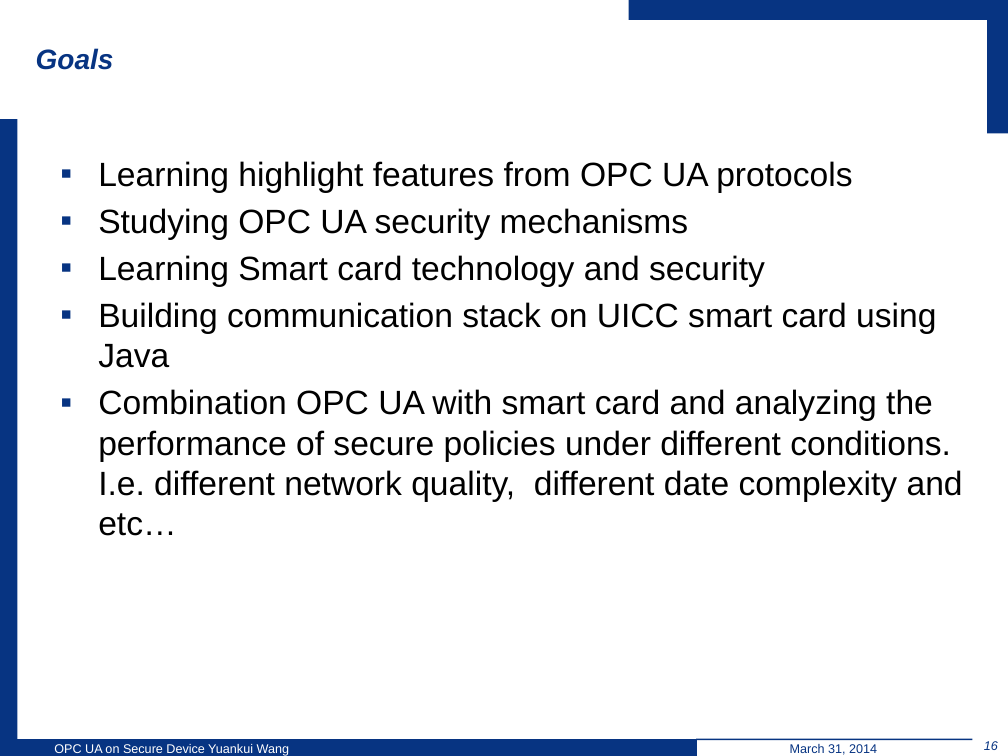
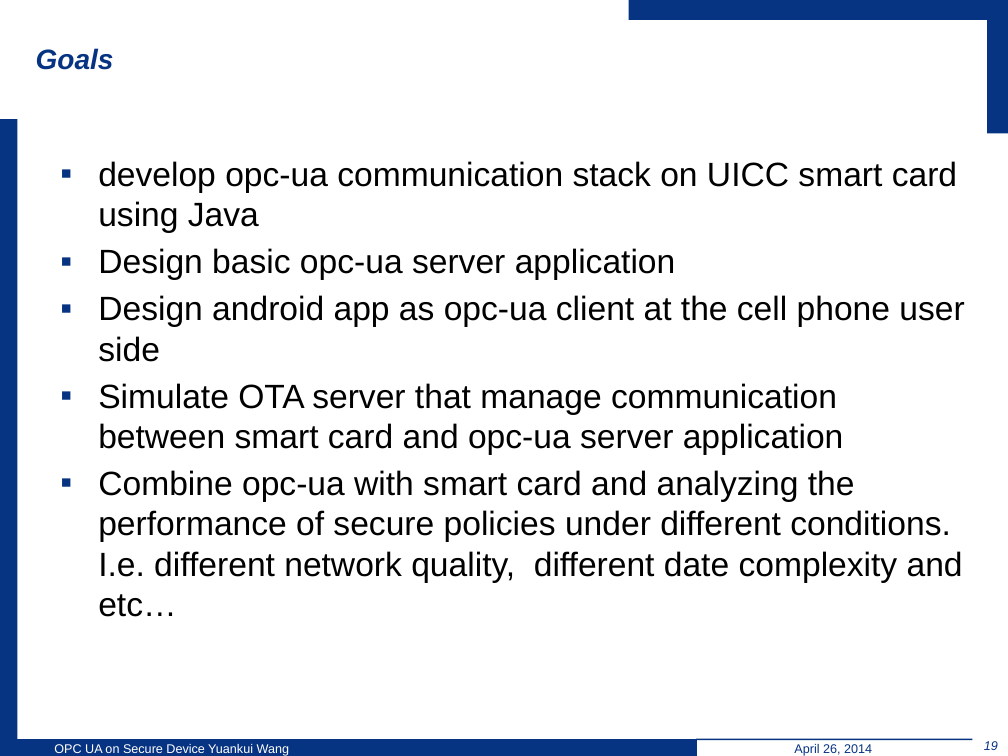
Before and after one commit to wsuetholz/opc-ua-wangyk-upb-morpho, a slide deck: slide 19 of ppt/Einleitung.pptx (slide 16 before the commit). Drawn at 1008x756 pixels with LibreOffice and Linux fonts; fonts in the diff are those of the drawing; background and template pictures are left out. Boxes give left, top, right and bottom in pixels: in the first picture for what was removed or moved away, otherwise in the second. Text is boxed around its words. In the diff, an @@ line names an element or a change of style, - is before the commit and + after.

```diff
--- a/ppt/Einleitung.pptx
+++ b/ppt/Einleitung.pptx
@@ text at box(98, 161, 964, 617): text changed @@
-▪ Learning highlight features from OPC UA protocols
-▪ Studying OPC UA security mechanisms
-▪ Learning Smart card technology and security
-▪ Building communication stack on UICC smart card using Java
-▪ Combination OPC UA with smart card and analyzing the performance of secure policies under different conditions. I.e. different network quality, different date complexity and etc…
+▪ develop opc-ua communication stack on UICC smart card using Java
+▪ Design basic opc-ua server application
+▪ Design android app as opc-ua client at the cell phone user side
+▪ Simulate OTA server that manage communication between smart card and opc-ua server application
+▪ Combine opc-ua with smart card and analyzing the performance of secure policies under different conditions. I.e. different network quality, different date complexity and etc…
@@ text at box(794, 744, 872, 756): text changed @@
-March 31, 2014
+April 26, 2014
@@ page number at box(984, 741, 998, 750): text changed @@
-16
+19
```
Also in this commit, not shown: 16 other slides changed, 4 slides added, 1 slide removed.
